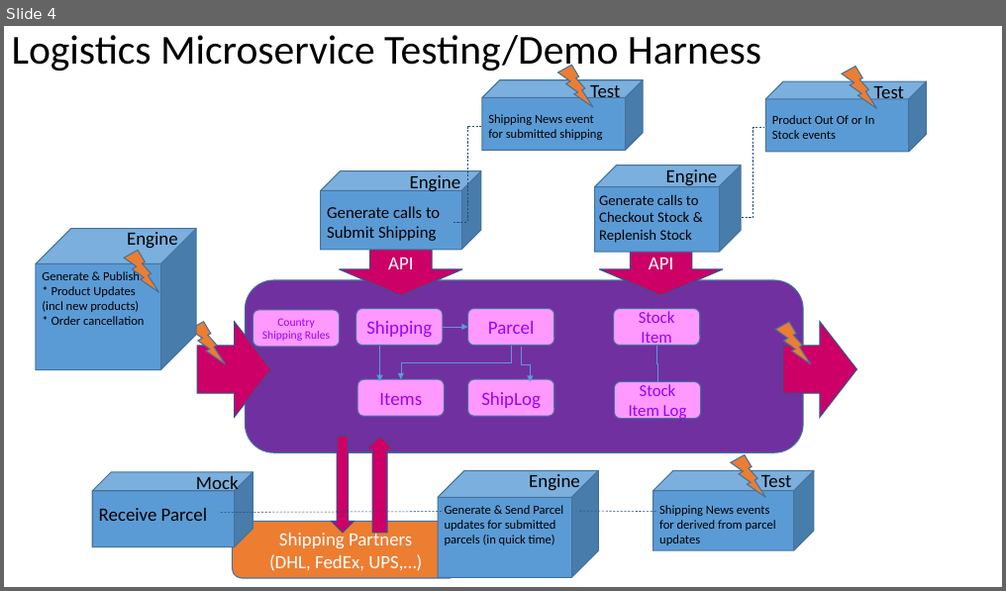
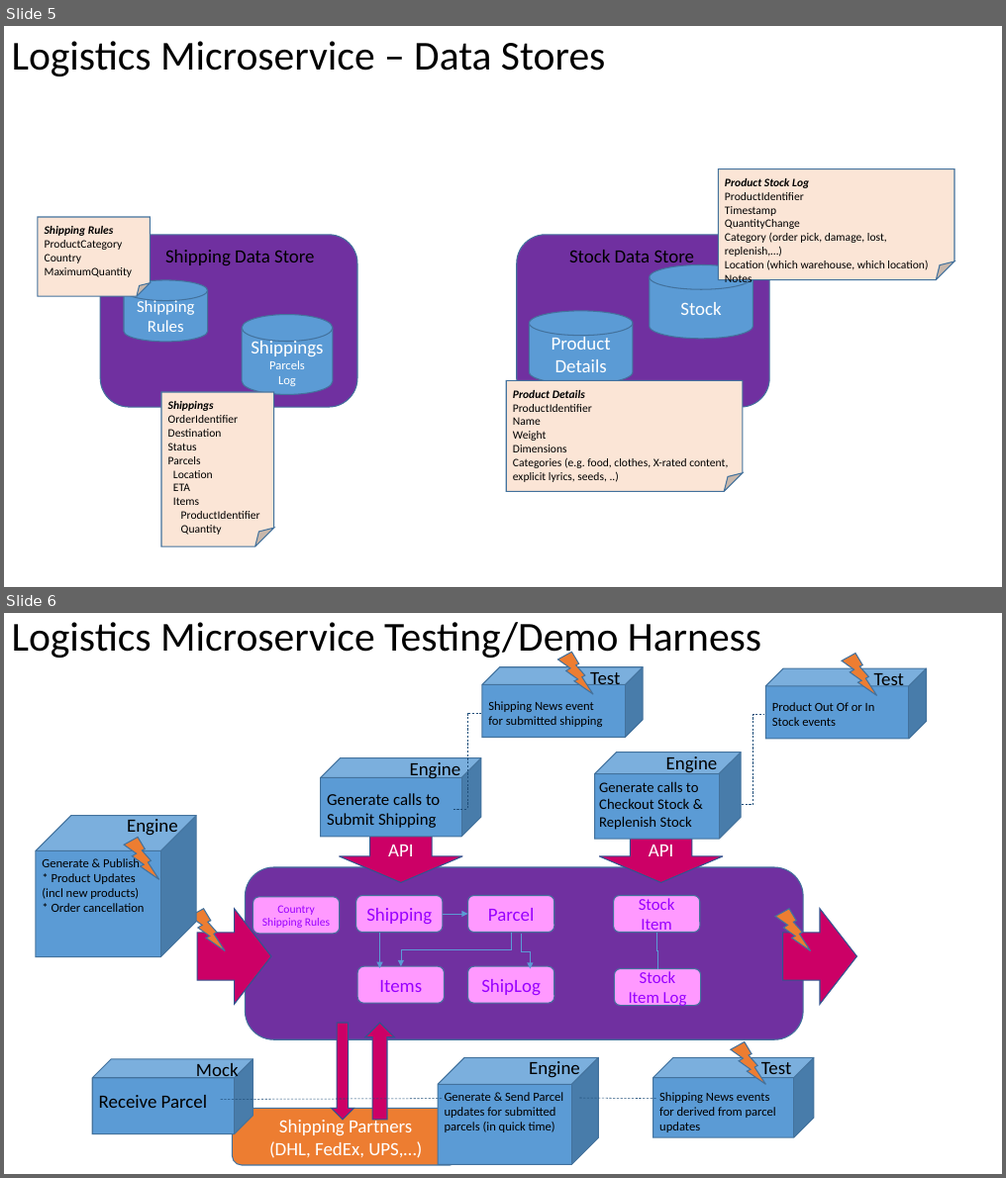
Before and after one commit to lucasjellema/logistics-microservice-soaring-clouds-sequel, a slide deck: Logistics-Microservice-in-Soaring through the Clouds – The Sequel.pptx. Shown one above the other, each under a label of ours: slide 4 before the commit, slides 5 and 6 after it. The pictures are 1006x591 and 1006x1178 pixels, drawn with LibreOffice and Linux fonts; fonts in the diff are those of the drawing. Boxes give left, top, right and bottom in pixels: in the first picture for what was removed or moved away, otherwise in the second. Text is boxed around its words. In the diff, an @@ line names an element or a change of style, - is before the commit and + after.

```diff
--- a/Logistics-Microservice-in-Soaring through the Clouds – The Sequel.pptx
+++ b/Logistics-Microservice-in-Soaring through the Clouds – The Sequel.pptx
@@ slide 5 added at [4, 26, 1002, 587], background #FFFFFF @@
@@ title added at [12, 41, 605, 76], 39.6 pt, text #000000 @@
+Logistics Microservice – Data Stores
@@ folded corner added at [718, 169, 954, 279], fill #FBE5D6, outline #43739E 1 pt @@
@@ text added at [725, 178, 928, 285], 11 pt, text #000000 @@
+Product Stock Log
+ProductIdentifier
+Timestamp
+QuantityChange
+Category (order pick, damage, lost, replenish,…)
+Location (which warehouse, which location)
+Notes
@@ folded corner added at [38, 217, 150, 296], fill #FBE5D6, outline #43739E 1 pt @@
@@ text added at [45, 226, 132, 277], 11 pt, text #000000 @@
+Shipping Rules
+ProductCategory
+Country
+MaximumQuantity
@@ rounded rectangle added at [101, 235, 358, 407], fill #7030A0, outline #43739E 1 pt @@
@@ text added at [165, 250, 315, 266], 18 pt, text #000000 @@
+Shipping Data Store
@@ rounded rectangle added at [517, 235, 770, 407], fill #7030A0, outline #43739E 1 pt @@
@@ text added at [569, 250, 694, 268], 18 pt, text #000000 @@
+Stock Data Store
@@ cylinder added at [124, 280, 208, 342], fill #5B9BD5, outline #43739E 1 pt, 16 pt, text #FFFFFF @@
+Shipping Rules
@@ cylinder added at [649, 265, 752, 338], fill #5B9BD5, outline #43739E 1 pt, 18 pt, text #FFFFFF @@
+Stock
@@ cylinder added at [242, 315, 333, 395], fill #5B9BD5, outline #43739E 1 pt, 12 pt, text #FFFFFF @@
+Shippings
+Parcels
+Log
@@ cylinder added at [530, 311, 633, 384], fill #5B9BD5, outline #43739E 1 pt, 18 pt, text #FFFFFF @@
+Product Details
@@ folded corner added at [506, 380, 743, 491], fill #FBE5D6, outline #43739E 1 pt @@
@@ folded corner added at [161, 392, 273, 547], fill #FBE5D6, outline #43739E 1 pt @@
@@ text added at [168, 401, 260, 535], 11 pt, text #000000 @@
+Shippings
+OrderIdentifier
+Destination
+Status
+Parcels
+Location
+ETA
+Items
+ProductIdentifier
+Quantity
@@ text added at [513, 390, 728, 482], 11 pt, text #000000 @@
+Product Details
+ProductIdentifier
+Name
+Weight
+Dimensions
+Categories (e.g. food, clothes, X-rated content, explicit lyrics, seeds, ..)
@@ what was slide 4 is now slide 6 @@
```
Also in this commit, not shown: 1 slide changed, 1 other slide added.
